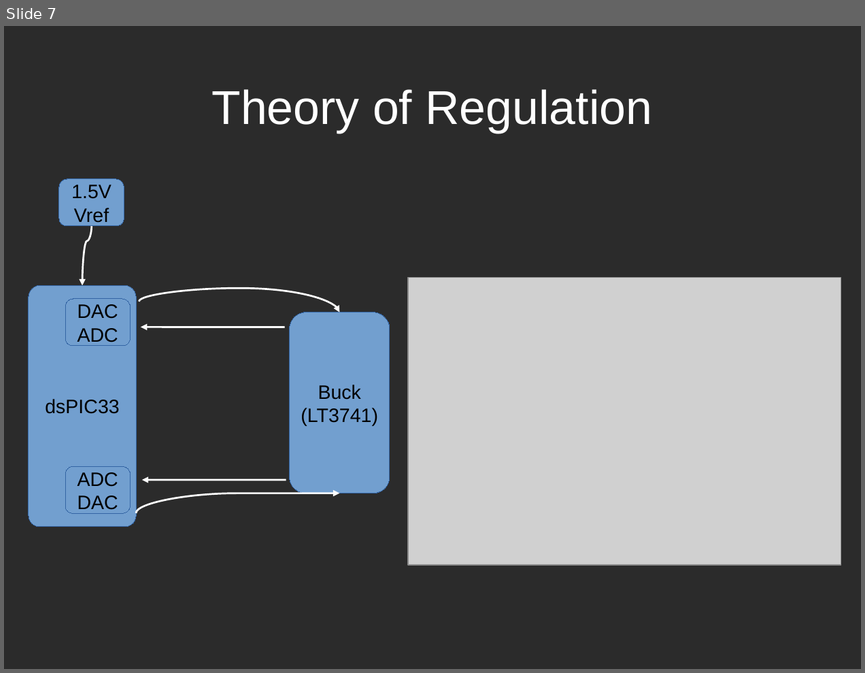
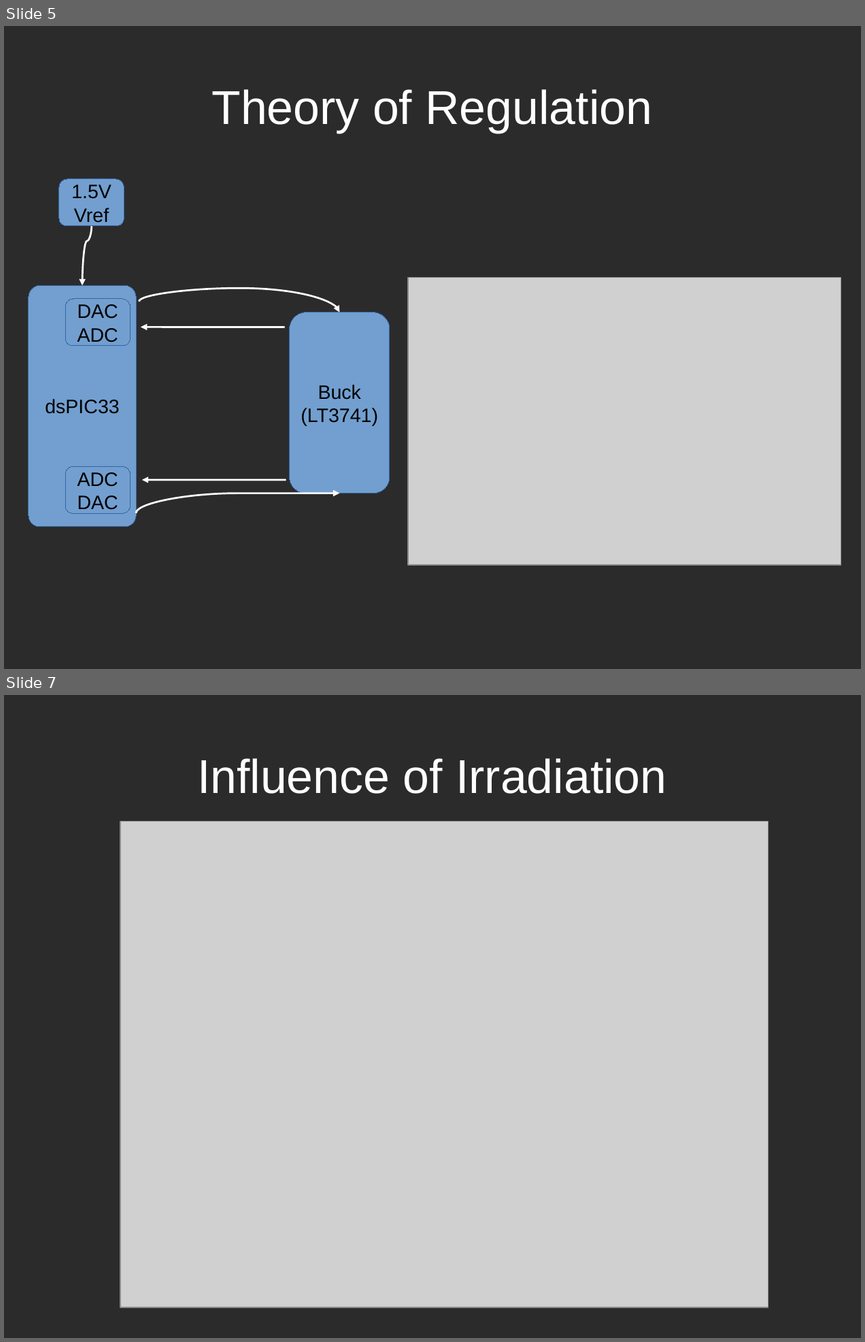
Before and after one commit to TheComet/bat6, a slide deck: doc/presentation/libreoffice/presentation.odp. Shown one above the other, each under a label of ours: slide 7 before the commit, slides 5 and 7 after it; the slides between them are not shown. The pictures are 865x673 and 865x1342 pixels, drawn with LibreOffice and Linux fonts; fonts in the diff are those of the drawing; grey boxes stand for pictures; background and template pictures are left out; a plain dark background stands for a picture behind light text. Boxes give left, top, right and bottom in pixels: in the first picture for what was removed or moved away, otherwise in the second. Text is boxed around its words. In the diff, an @@ line names an element or a change of style, - is before the commit and + after.

```diff
--- a/doc/presentation/libreoffice/presentation.odp
+++ b/doc/presentation/libreoffice/presentation.odp
@@ slide 7 added at (4, 695, 861, 1338), background picture (left out) @@
@@ title added at (197, 758, 666, 794), 44 pt, text #FFFFFF @@
+Influence of Irradiation
@@ picture added at (121, 821, 768, 1308) @@
@@ what was slide 7 is now slide 5 @@
```
Also in this commit, not shown: 3 slides changed, 9 other slides added, 6 slides removed.
